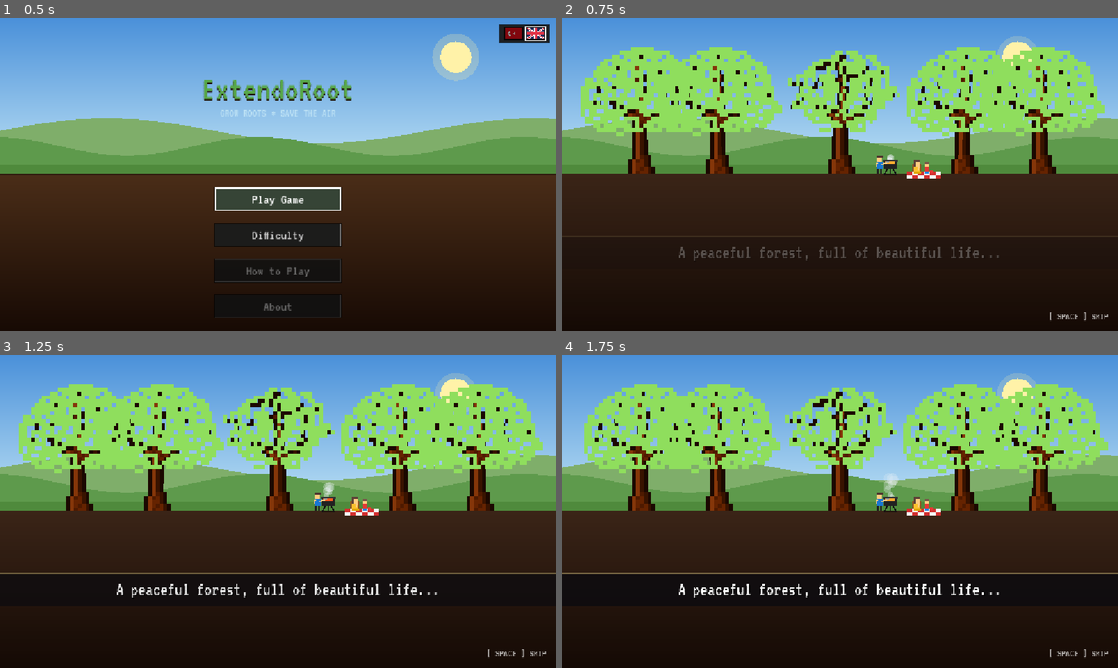
Above: before the commit, frames 1-4 (two rows, left to right).
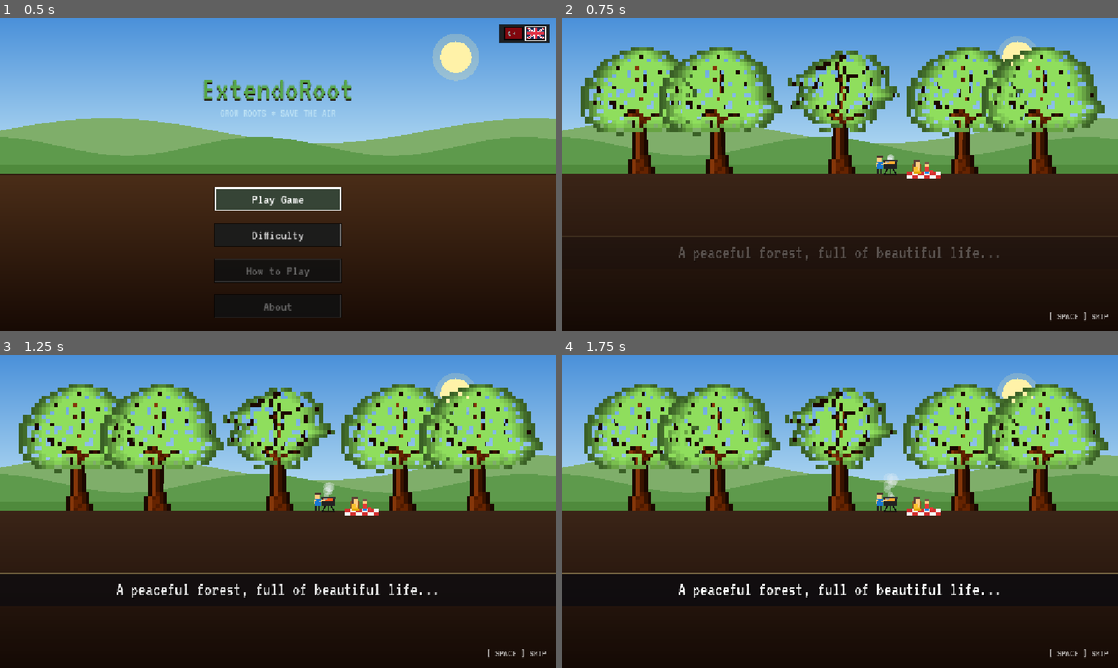
Above: after the commit, the same moments.

Repository: Jeeareen/ExtendoRoot
Game: Godot game, scene res://scenes/main_menu.tscn
The game is run twice, just before and just after one commit, with the same random seed, the same clock (stepped at 60 frames per second) and the same inputs.
Inputs (mouse positions are in pixels of both pictures, inside the frame that each line leads up to):
- Up to frame 1 (0.5 s): no input
- Up to frame 2 (0.75 s): tap Enter at 0.5 s; drag from (840, 174) to (895, 105) at 0.52 s
- Up to frame 3 (1.25 s): no input
- Up to frame 4 (1.75 s): drag from (728, 527) to (812, 574) at 1.27 s

Frame 1 is identical in both runs. In frame 2, 7.4% of the frame differs, in the area x 3-98%, y 9-38%; in frame 3, 7.5%; in frame 4, 7.5%.

Commit message:
Pixel-art roots matching trunk width, remove tile borders, dark leaf edge shading in game and cutscenes

Diff:
--- a/scripts/intro_cutscene.gd
+++ b/scripts/intro_cutscene.gd
@@ -50,7 +50,7 @@
 	texture_filter = CanvasItem.TEXTURE_FILTER_NEAREST
 	_rng.randomize()
 	if ResourceLoader.exists("res://assets/tree.png"):
-		_tree_texture = load("res://assets/tree.png")
+		_tree_texture = preload("res://scripts/tree_sprite.gd").get_shaded_texture()
 	if ResourceLoader.exists("res://assets/VT323-Regular.ttf"):
 		_vt323_font = load("res://assets/VT323-Regular.ttf")
 
--- a/scripts/main.gd
+++ b/scripts/main.gd
@@ -26,8 +26,15 @@
 const WATER_EDGE := Color("1f5f8b")
 const ACID_WATER_COLOR := Color("16a05d") # Greenish dark-turquoise for acid pools
 const ACID_WATER_EDGE := Color("0e6e3e")
-const ROOT_COLOR := Color("965e32")
-const ROOT_EDGE_DARK := Color("6a3c18") # Darker edge for outer regions of wide roots
+const ROOT_COLOR := Color("652300")
+
+# Retro Pixel-Art Bitmask Root Palette (Ağaç Gövdesi #652300 İle Birebir Uyumlu)
+const ROOT_BARK_DARK := Color("1b0800")
+const ROOT_BARK_SHADOW := Color("381300")
+const ROOT_WOOD_CORE := Color("652300")
+const ROOT_WOOD_GRAIN := Color("4e1a00")
+const ROOT_WOOD_LIGHT := Color("853609")
+const ROOT_TIP_COLOR := Color("aa4d18")
 const ROOT_WATER_FLOW := Color("54d6ff")
 
 const TILE_SIZE := 8.0
@@ -200,6 +207,8 @@
 		if _tree_texture:
 			var tree_img := _tree_texture.get_image()
 			if tree_img:
+				tree_img = preload("res://scripts/tree_sprite.gd").get_shaded_image()
+				_tree_texture = preload("res://scripts/tree_sprite.gd").get_shaded_texture()
 				var white_img := tree_img.duplicate() as Image
 				for py in white_img.get_height():
 					for px in white_img.get_width():
@@ -659,6 +668,7 @@
 		_prev_trunk_rect = _current_trunk_rect
 		_current_trunk_rect = target_trunk
 		_trunk_dissolve_t = 0.0
+		_refresh_roots_for_trunk()
 		changed = true
 
 	if _leaf_dissolve_t < 1.0:
@@ -1233,14 +1243,40 @@
 				_initial_root_tiles[pos] = true
 
 
+func _get_trunk_base_span(center_col: int) -> Vector2i:
+	# Columns covered by the trunk sprite's base row (y=36), aligned so sprite x=17 sits on column center_col - 2.
+	# Small trunk: x=16..22 (7 wide). Big trunk: x=14..23 (10 wide).
+	if _current_trunk_rect == SPRITE_RECT_BIGROOT:
+		return Vector2i(center_col - 5, center_col + 4)
+	return Vector2i(center_col - 3, center_col + 3)
+
+
+func _refresh_roots_for_trunk() -> void:
+	# Called when the trunk sprite changes: re-shape the top of the initial roots while keeping player-grown roots
+	var size := get_viewport_rect().size
+	var cols := int(ceil(size.x / TILE_SIZE))
+	if cols <= 10:
+		return
+	_build_initial_roots(cols)
+	if _is_connected_to_water:
+		_update_water_flow_path()
+
+
 func _generate_initial_roots(cols: int) -> void:
+	_root_tiles.clear()
+	_build_initial_roots(cols)
+
+
+func _build_initial_roots(cols: int) -> void:
 	_initial_root_tiles.clear()
-	_root_tiles.clear()
 	var center_col := int(cols * 0.5)
 
-	# Main stem root: 4 cells wide at the top, naturally tapering and descending
+	# Main stem root: top rows match the trunk base width (7 for the small trunk, 10 for the big one), then taper down
+	var is_big := _current_trunk_rect == SPRITE_RECT_BIGROOT
+	var top_w := 10 if is_big else 7
+	var mid_w := 7 if is_big else 5
 	for r in 15:
-		var w := 4 if r < 7 else (3 if r < 12 else 2)
+		var w := top_w if r < 2 else (mid_w if r < 4 else (4 if r < 7 else (3 if r < 12 else 2)))
 		_add_brush_tiles(center_col, r, w)
 
 	# Left lateral root branch
@@ -1834,54 +1870,12 @@
 
 			var is_root: bool = _initial_root_tiles.has(cell) or _root_tiles.has(cell)
 			if is_root:
-				# 1. Base root tile rendering (8x8px square with constant color)
-				var root_col := ROOT_COLOR
-				var w := 0
-				if _root_tiles.has(cell):
-					w = _get_width_for_depth(_root_tiles[cell])
-				elif _initial_root_tiles.has(cell):
-					# Initial root tiles are 3 or 4 wide
-					w = 4
-
-				# When width is 1 or 2, use the outer root color;
-				# For wider roots (width 3/4), outer regions (having an edge to soil) use outer color while core remains ROOT_COLOR
-				if w <= 2:
-					root_col = ROOT_EDGE_DARK
-				else:
-					var is_outer_edge := (
-						not _is_root_cell(cell + Vector2i(0, -1))
-						or not _is_root_cell(cell + Vector2i(0, 1))
-						or not _is_root_cell(cell + Vector2i(-1, 0))
-						or not _is_root_cell(cell + Vector2i(1, 0))
-					)
-					if is_outer_edge:
-						root_col = ROOT_EDGE_DARK
-
-				draw_rect(tile_rect, root_col)
-
-				# 2. Bevel lines for root tile (just like before)
-				draw_line(Vector2(x, y), Vector2(x + TILE_SIZE, y), highlight_edge_color, 1.0)
-				draw_line(Vector2(x, y), Vector2(x, y + TILE_SIZE), highlight_edge_color, 1.0)
-				draw_line(Vector2(x, y + TILE_SIZE), Vector2(x + TILE_SIZE, y + TILE_SIZE), grid_edge_color, 1.0)
-				draw_line(Vector2(x + TILE_SIZE, y), Vector2(x + TILE_SIZE, y + TILE_SIZE), grid_edge_color, 1.0)
-
-				# 3. Water flowing animation pulse along connected root path
-				if _is_connected_to_water and _water_flow_cells.has(cell):
-					var dist: int = _water_flow_cells[cell]
-					var wave: float = fmod(_water_pulse_time * 10.0 - float(dist), 10.0)
-					if wave >= 0.0 and wave < 5.0:
-						draw_rect(Rect2(x + 2.0, y + 2.0, 4.0, 4.0), ROOT_WATER_FLOW)
-						if wave < 1.6:
-							draw_rect(Rect2(x + 2.5, y + 2.5, 3.0, 3.0), Color.WHITE)
+				# Render retro pixel-art connective bitmask root tile
+				_draw_pixel_art_root(cell, Vector2(x, y), base_row_color)
 			else:
 				# 1. Base soil tile rendering
 				draw_rect(tile_rect, base_row_color)
 
-				# 2. Bevel lines for soil grid
-				draw_line(Vector2(x, y), Vector2(x + TILE_SIZE, y), highlight_edge_color, 1.0)
-				draw_line(Vector2(x, y), Vector2(x, y + TILE_SIZE), highlight_edge_color, 1.0)
-				draw_line(Vector2(x, y + TILE_SIZE), Vector2(x + TILE_SIZE, y + TILE_SIZE), grid_edge_color, 1.0)
-				draw_line(Vector2(x + TILE_SIZE, y), Vector2(x + TILE_SIZE, y + TILE_SIZE), grid_edge_color, 1.0)
 
 			# 3. Water overlay with top-to-bottom pixel fade/shrink
 			if _water_bank_lookup.has(cell):
@@ -1906,11 +1900,9 @@
 					if h > 0.001:
 						var water_subrect := Rect2(Vector2(x, y + offset_y), Vector2(TILE_SIZE, h))
 						draw_rect(water_subrect, fill_col)
-						draw_rect(water_subrect, edge_col, false, 0.75)
 				else:
 					# Untouched water layers below
 					draw_rect(tile_rect, fill_col)
-					draw_rect(tile_rect, edge_col, false, 0.75)
 
 	# 4. Rocks rendered on the soil grid at 1/3x scale (clipped to visible soil rows)
 	if _rocks_texture:
@@ -1960,8 +1952,115 @@
 		var size := get_viewport_rect().size
 		var cols := int(ceil(size.x / TILE_SIZE))
 		var center_col := int(cols * 0.5)
-		return c.x >= center_col - 2 and c.x <= center_col + 1
+		var span := _get_trunk_base_span(center_col)
+		return c.x >= span.x and c.x <= span.y
 	return _initial_root_tiles.has(c) or _root_tiles.has(c)
+
+
+func _draw_pixel_art_root(cell: Vector2i, pos: Vector2, soil_col: Color) -> void:
+	var u: bool = _is_root_cell(cell + Vector2i(0, -1))
+	var d: bool = _is_root_cell(cell + Vector2i(0, 1))
+	var l: bool = _is_root_cell(cell + Vector2i(-1, 0))
+	var r: bool = _is_root_cell(cell + Vector2i(1, 0))
+
+	var ul: bool = _is_root_cell(cell + Vector2i(-1, -1))
+	var ur: bool = _is_root_cell(cell + Vector2i(1, -1))
+	var dl: bool = _is_root_cell(cell + Vector2i(-1, 1))
+	var dr: bool = _is_root_cell(cell + Vector2i(1, 1))
+
+	var px: float = pos.x
+	var py: float = pos.y
+
+	# 1. Base wood core fill (8x8)
+	draw_rect(Rect2(px, py, TILE_SIZE, TILE_SIZE), ROOT_WOOD_CORE)
+
+	# 2. Natural wood grain fiber & subtle light texture
+	if (u or d) and not (l and r):
+		# Vertical flow dominant: highlight on left, darker fiber on right
+		draw_rect(Rect2(px + 2.0, py, 1.0, 8.0), ROOT_WOOD_LIGHT)
+		draw_rect(Rect2(px + 5.0, py, 1.0, 8.0), ROOT_WOOD_GRAIN)
+	elif (l or r) and not (u and d):
+		# Horizontal flow dominant: highlight on top, darker fiber on bottom
+		draw_rect(Rect2(px, py + 2.0, 8.0, 1.0), ROOT_WOOD_LIGHT)
+		draw_rect(Rect2(px, py + 5.0, 8.0, 1.0), ROOT_WOOD_GRAIN)
+	else:
+		# Cross / center junction: gentle organic knot pattern
+		var knot_hash := posmod(cell.x * 37 + cell.y * 19, 7)
+		if knot_hash == 0 or knot_hash == 3:
+			draw_rect(Rect2(px + 3.0, py + 3.0, 2.0, 2.0), ROOT_WOOD_GRAIN)
+			draw_rect(Rect2(px + 2.0, py + 2.0, 1.0, 1.0), ROOT_WOOD_LIGHT)
+
+	# 3. Outer dark bark boundaries with directional light & shadow (Matching tree trunk)
+	# Top edge (light from top-left): 1px dark bark + 1px light highlight
+	if not u:
+		draw_rect(Rect2(px, py, 8.0, 1.0), ROOT_BARK_DARK)
+		draw_rect(Rect2(px, py + 1.0, 8.0, 1.0), ROOT_WOOD_LIGHT)
+	# Left edge (sunlit side): 1px dark bark + 1px light highlight
+	if not l:
+		draw_rect(Rect2(px, py, 1.0, 8.0), ROOT_BARK_DARK)
+		draw_rect(Rect2(px + 1.0, py, 1.0, 8.0), ROOT_WOOD_LIGHT)
+	# Bottom edge (shaded side): 1px dark bark + 1px shadow bevel
+	if not d:
+		draw_rect(Rect2(px, py + 7.0, 8.0, 1.0), ROOT_BARK_DARK)
+		draw_rect(Rect2(px, py + 6.0, 8.0, 1.0), ROOT_BARK_SHADOW)
+	# Right edge (shaded side): 1px dark bark + 1px shadow bevel
+	if not r:
+		draw_rect(Rect2(px + 7.0, py, 1.0, 8.0), ROOT_BARK_DARK)
+		draw_rect(Rect2(px + 6.0, py, 1.0, 8.0), ROOT_BARK_SHADOW)
+
+	# 4. Convex Outer Corners (Pixel Art Corner Rounding into soil)
+	if not u and not l:
+		draw_rect(Rect2(px, py, 1.0, 1.0), soil_col)
+		draw_rect(Rect2(px + 1.0, py, 1.0, 1.0), ROOT_BARK_DARK)
+		draw_rect(Rect2(px, py + 1.0, 1.0, 1.0), ROOT_BARK_DARK)
+		draw_rect(Rect2(px + 1.0, py + 1.0, 1.0, 1.0), ROOT_WOOD_LIGHT)
+	if not u and not r:
+		draw_rect(Rect2(px + 7.0, py, 1.0, 1.0), soil_col)
+		draw_rect(Rect2(px + 6.0, py, 1.0, 1.0), ROOT_BARK_DARK)
+		draw_rect(Rect2(px + 7.0, py + 1.0, 1.0, 1.0), ROOT_BARK_DARK)
+		draw_rect(Rect2(px + 6.0, py + 1.0, 1.0, 1.0), ROOT_BARK_SHADOW)
+	if not d and not l:
+		draw_rect(Rect2(px, py + 7.0, 1.0, 1.0), soil_col)
+		draw_rect(Rect2(px + 1.0, py + 7.0, 1.0, 1.0), ROOT_BARK_DARK)
+		draw_rect(Rect2(px, py + 6.0, 1.0, 1.0), ROOT_BARK_DARK)
+		draw_rect(Rect2(px + 1.0, py + 6.0, 1.0, 1.0), ROOT_WOOD_LIGHT)
+	if not d and not r:
+		draw_rect(Rect2(px + 7.0, py + 7.0, 1.0, 1.0), soil_col)
+		draw_rect(Rect2(px + 6.0, py + 7.0, 1.0, 1.0), ROOT_BARK_DARK)
+		draw_rect(Rect2(px + 7.0, py + 6.0, 1.0, 1.0), ROOT_BARK_DARK)
+		draw_rect(Rect2(px + 6.0, py + 6.0, 1.0, 1.0), ROOT_BARK_SHADOW)
+
+	# 5. Concave Inner Corners (Elbow Branch Notches)
+	if u and l and not ul:
+		draw_rect(Rect2(px, py, 1.0, 1.0), ROOT_BARK_DARK)
+		draw_rect(Rect2(px + 1.0, py + 1.0, 1.0, 1.0), ROOT_BARK_SHADOW)
+	if u and r and not ur:
+		draw_rect(Rect2(px + 7.0, py, 1.0, 1.0), ROOT_BARK_DARK)
+		draw_rect(Rect2(px + 6.0, py + 1.0, 1.0, 1.0), ROOT_BARK_SHADOW)
+	if d and l and not dl:
+		draw_rect(Rect2(px, py + 7.0, 1.0, 1.0), ROOT_BARK_DARK)
+		draw_rect(Rect2(px + 1.0, py + 6.0, 1.0, 1.0), ROOT_BARK_SHADOW)
+	if d and r and not dr:
+		draw_rect(Rect2(px + 7.0, py + 7.0, 1.0, 1.0), ROOT_BARK_DARK)
+		draw_rect(Rect2(px + 6.0, py + 6.0, 1.0, 1.0), ROOT_BARK_SHADOW)
+
+	# 6. Terminal Tip / Active Growth Point
+	var neighbor_count: int = (1 if u else 0) + (1 if d else 0) + (1 if l else 0) + (1 if r else 0)
+	var depth: int = _root_tiles.get(cell, 0)
+	if neighbor_count <= 1 and depth > 0:
+		draw_rect(Rect2(px + 3.0, py + 3.0, 2.0, 2.0), ROOT_TIP_COLOR)
+
+	# 7. Animated Water Absorption Pulse (Aşağıdan yukarıya, 5 piksel akış + yarım saniye duraksama)
+	if _is_connected_to_water and _water_flow_cells.has(cell):
+		var dist: int = _water_flow_cells[cell]
+		# 10 hücrelik döngü (hız=10): 5 hücrelik su akışı (0.5 sn) ardından 5 hücrelik duraksama (0.5 sn)
+		var wave: float = fmod(_water_pulse_time * 10.0 - float(dist), 10.0)
+		if wave >= 0.0 and wave < 5.0:
+			# 5 piksel boyunca ilerleyen mavi su akışı
+			draw_rect(Rect2(px + 2.0, py + 2.0, 4.0, 4.0), ROOT_WATER_FLOW)
+			# Dalganın öncü parlak su damlası
+			if wave < 1.6:
+				draw_rect(Rect2(px + 2.5, py + 2.5, 3.0, 3.0), Color.WHITE)
 
 
 func _update_water_flow_path() -> void:
@@ -1978,7 +2077,8 @@
 	var parent_map: Dictionary = {}
 	var dist_to_trunk: Dictionary = {}
 
-	for cx in range(center_col - 2, center_col + 2):
+	var trunk_span := _get_trunk_base_span(center_col)
+	for cx in range(trunk_span.x, trunk_span.y + 1):
 		var root_base := Vector2i(cx, 0)
 		if _initial_root_tiles.has(root_base) or _root_tiles.has(root_base):
 			queue.append(root_base)
--- /dev/null
+++ b/scripts/tree_sprite.gd
@@ -0,0 +1,72 @@
+extends RefCounted
+## Shared loader for the tree spritesheet. Applies the dark side shading to the leaf sprites
+## so the game, intro and outro scenes all show the same tree.
+
+const SPRITE_SIZE := 40
+
+static var _shaded_image: Image = null
+static var _shaded_texture: Texture2D = null
+
+
+static func get_shaded_image() -> Image:
+	if _shaded_image == null:
+		var tex := load("res://assets/tree.png") as Texture2D
+		if tex == null:
+			return null
+		var img := tex.get_image()
+		if img == null:
+			return null
+		img.convert(Image.FORMAT_RGBA8)
+		darken_leaf_sides(img)
+		_shaded_image = img
+	return _shaded_image
+
+
+static func get_shaded_texture() -> Texture2D:
+	if _shaded_texture == null:
+		var img := get_shaded_image()
+		if img == null:
+			return load("res://assets/tree.png") as Texture2D
+		_shaded_texture = ImageTexture.create_from_image(img)
+	return _shaded_texture
+
+
+static func darken_leaf_sides(img: Image) -> void:
+	# Shades the far-left / far-right edges of each leaf sprite (and a little of the bottom) towards near-black,
+	# with a stepped gradient so it blends into the normal leaf color and echoes the dark trunk.
+	var leaf_rects: Array[Rect2i] = [
+		Rect2i(80, 0, SPRITE_SIZE, SPRITE_SIZE),  # mid leaves
+		Rect2i(0, 40, SPRITE_SIZE, SPRITE_SIZE),  # large leaves
+		Rect2i(40, 40, SPRITE_SIZE, SPRITE_SIZE), # small leaves
+		Rect2i(80, 40, SPRITE_SIZE, SPRITE_SIZE), # dry leaves
+	]
+	# Blend amount towards the dark color by depth from the edge (0 = outermost pixel)
+	var ramp: Array[float] = [0.64, 0.58, 0.45, 0.30, 0.16, 0.07]
+	var bottom_extra := 3 # bottom shading only reaches (ramp.size() - bottom_extra) pixels deep
+	for rect in leaf_rects:
+		var is_dry := rect.position == Vector2i(80, 40)
+		var dark_col := Color("2a1205") if is_dry else Color("0b1a08")
+		var row_min: Dictionary = {}
+		var row_max: Dictionary = {}
+		var col_max: Dictionary = {}
+		for y in range(rect.position.y, rect.position.y + rect.size.y):
+			for x in range(rect.position.x, rect.position.x + rect.size.x):
+				if img.get_pixel(x, y).a <= 0.0:
+					continue
+				if not row_min.has(y) or x < row_min[y]:
+					row_min[y] = x
+				if not row_max.has(y) or x > row_max[y]:
+					row_max[y] = x
+				if not col_max.has(x) or y > col_max[x]:
+					col_max[x] = y
+		for y in range(rect.position.y, rect.position.y + rect.size.y):
+			for x in range(rect.position.x, rect.position.x + rect.size.x):
+				var c: Color = img.get_pixel(x, y)
+				if c.a <= 0.0:
+					continue
+				var side_depth: int = mini(x - int(row_min[y]), int(row_max[y]) - x)
+				var bottom_depth: int = int(col_max[x]) - y
+				var idx: int = mini(side_depth, bottom_depth + bottom_extra)
+				if idx >= ramp.size():
+					continue
+				img.set_pixel(x, y, Color(c.lerp(dark_col, ramp[idx]), c.a))
--- a/scripts/victory_cutscene.gd
+++ b/scripts/victory_cutscene.gd
@@ -59,7 +59,7 @@
 	texture_filter = CanvasItem.TEXTURE_FILTER_NEAREST
 	_rng.randomize()
 	if ResourceLoader.exists("res://assets/tree.png"):
-		_tree_texture = load("res://assets/tree.png")
+		_tree_texture = preload("res://scripts/tree_sprite.gd").get_shaded_texture()
 	if ResourceLoader.exists("res://assets/VT323-Regular.ttf"):
 		_vt323_font = load("res://assets/VT323-Regular.ttf")
 
Not shown, added: scripts/tree_sprite.gd.uid
